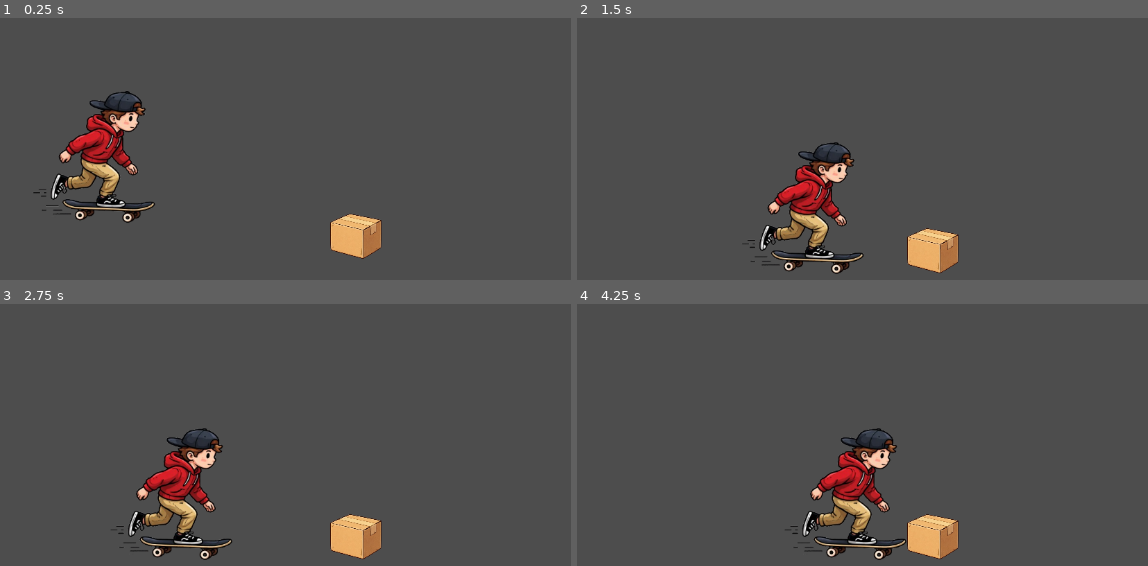
Above: before the commit, frames 1-4 (two rows, left to right).
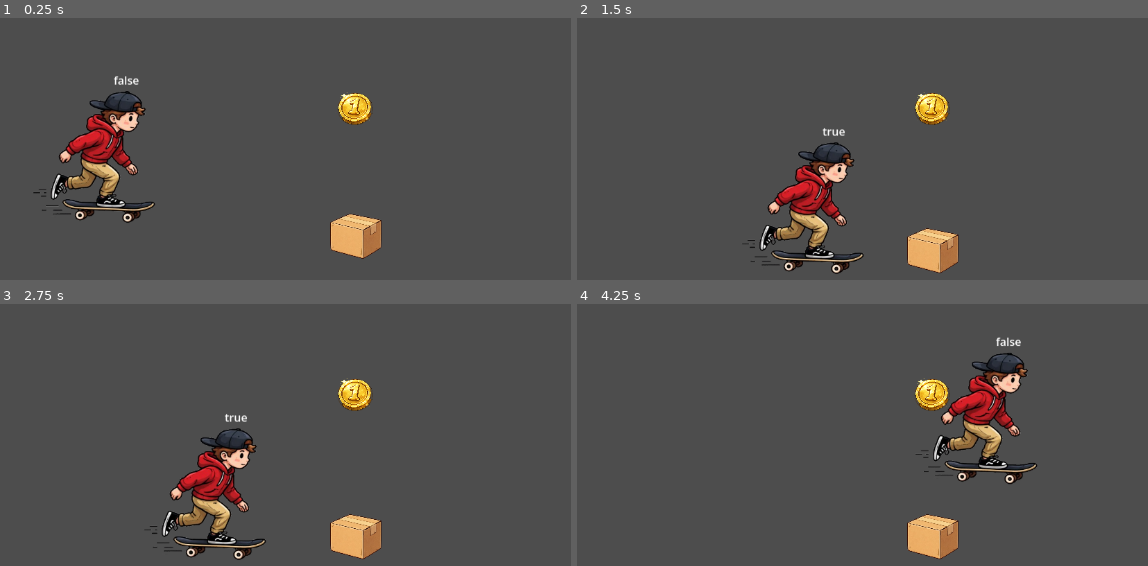
Above: after the commit, the same moments.

Repository: CCV-JamesNye/Game-Programming
Game: Godot game, scene res://Skater_Scroller.tscn
Two runs of this game, one before a commit and one after it. Both use one fixed random seed, a clock stepped at 60 frames per second and the inputs below.
Inputs:
- Up to frame 1 (0.25 s): no input
- Up to frame 2 (1.5 s): hold Space (jump, bound only after the commit) 0.53-1.28 s; hold D (move_right) from 0.53 s (still down); tap Space (jump, bound only after the commit) at 1.35 s
- Up to frame 3 (2.75 s): tap Space (jump, bound only after the commit) at 1.52, 1.82 s; release D (move_right) at 2.03 s; hold A (move_left) from 2.03 s (still down); hold Space (jump, bound only after the commit) from 2.03 s (still down)
- Up to frame 4 (4.25 s): release A (move_left) at 2.78 s; release Space (jump, bound only after the commit) at 2.78 s; hold D (move_right) from 2.78 s (still down); tap Space (jump, bound only after the commit) at 2.85, 3.02, 3.32 s; hold Space (jump, bound only after the commit) from 3.53 s (still down)

The runs differ from the first frame. In frame 1, 0.7% of the frame differs, in the area x 19-66%, y 22-41%; in frame 2, 0.7%; in frame 3, 7.1%; in frame 4, 8.7%, in the area x 36-81%, y 12-98%.

Commit message:
jump and area2d coin
-added a sprite (coin) to area2d for player to gather (maybe?)
-added jump function

Diff:
--- a/player-controller-prototype/Scripts/skater-character-body.gd
+++ b/player-controller-prototype/Scripts/skater-character-body.gd
@@ -1,9 +1,11 @@
 extends CharacterBody2D
+
+@onready var state_label: Label = $StateLabel
 
 #Speed
 @export var speed : float = 200
 @export var gravity : float = 980.0
-
+@export var jump_force : float = -400
 
 #Node enters scene tree
 func _ready() -> void:
@@ -11,13 +13,16 @@
 
 #Player Movement
 func _process(_delta: float) -> void:
+	state_label.text = str(is_on_floor())
 	pass
 
 func _physics_process( delta: float) -> void:
+	if !is_on_floor():
+		velocity.y += gravity * delta
+
 
 		#Store Direction
 	var direction : Vector2 = Vector2.ZERO
-	velocity.y += gravity * delta
 
 #Apply Movement
 	#Read Input
@@ -28,3 +33,7 @@
 
 	velocity.x = direction.normalized().x * speed
 	move_and_slide()
+
+func _unhandled_input(event: InputEvent) -> void:
+	if event.is_action_pressed("jump") and is_on_floor():
+		velocity.y = jump_force
--- a/player-controller-prototype/Skater_Scroller.tscn
+++ b/player-controller-prototype/Skater_Scroller.tscn
@@ -4,6 +4,7 @@
 [ext_resource type="Script" uid="uid://brrupedyn7vg2" path="res://Scripts/skater-character-body.gd" id="2_4c7b1"]
 [ext_resource type="Texture2D" uid="uid://7qec0m6eo6ik" path="res://player/skater-nobackground.png" id="3_s1e06"]
 [ext_resource type="Script" uid="uid://dhha3cxule17j" path="res://area_2d.gd" id="4_1q155"]
+[ext_resource type="Texture2D" uid="uid://cga2b12olqdsi" path="res://environment/coin.png" id="5_4c7b1"]
 
 [sub_resource type="WorldBoundaryShape2D" id="WorldBoundaryShape2D_u302n"]
 
@@ -14,7 +15,7 @@
 size = Vector2(153, 191)
 
 [sub_resource type="CircleShape2D" id="CircleShape2D_2cmkh"]
-radius = 31.575306
+radius = 23.537205
 
 [node name="World" type="Node2D" unique_id=1923671400]
 
@@ -49,6 +50,13 @@
 position = Vector2(-8, -95)
 shape = SubResource("RectangleShape2D_2cmkh")
 
+[node name="StateLabel" type="Label" parent="Player" unique_id=1294267890]
+offset_left = 8.0
+offset_top = -214.0
+offset_right = 48.0
+offset_bottom = -191.0
+text = "State"
+
 [node name="Area2D" type="Area2D" parent="." unique_id=2040977948]
 position = Vector2(636, 287)
 collision_layer = 0
@@ -56,4 +64,11 @@
 script = ExtResource("4_1q155")
 
 [node name="CollisionShape2D" type="CollisionShape2D" parent="Area2D" unique_id=348093990]
+light_mask = 0
+position = Vector2(-1, -4)
 shape = SubResource("CircleShape2D_2cmkh")
+
+[node name="Sprite2D" type="Sprite2D" parent="Area2D" unique_id=634235119]
+light_mask = 0
+scale = Vector2(0.08593746, 0.082031265)
+texture = ExtResource("5_4c7b1")
--- a/player-controller-prototype/area_2d.gd
+++ b/player-controller-prototype/area_2d.gd
@@ -7,5 +7,5 @@
 	pass # Replace with function body.
 
 
-func _on_body_entered ( body : Node2D ) -> void:
+func _on_body_entered (_body : Node2D ) -> void:
 	print ("Coin Gathered")
--- a/player-controller-prototype/project.godot
+++ b/player-controller-prototype/project.godot
@@ -41,6 +41,11 @@
 , Object(InputEventKey,"resource_local_to_scene":false,"resource_name":"","device":-1,"window_id":0,"alt_pressed":false …(186 unchanged characters)…
 ]
 }
+jump={
+"deadzone": 0.2,
+"events": [Object(InputEventKey,"resource_local_to_scene":false,"resource_name":"","device":-1,"window_id":0,"alt_pressed":false,"shift_pressed":false,"ctrl_pressed":false,"meta_pressed":false,"pressed":false,"keycode":0,"physical_keycode":32,"key_label":0,"unicode":32,"location":0,"echo":false,"script":null)
+]
+}
 
 [layer_names]
 
Binary file added: player-controller-prototype/environment/coin.png
Not shown, added: player-controller-prototype/environment/coin.png.import
